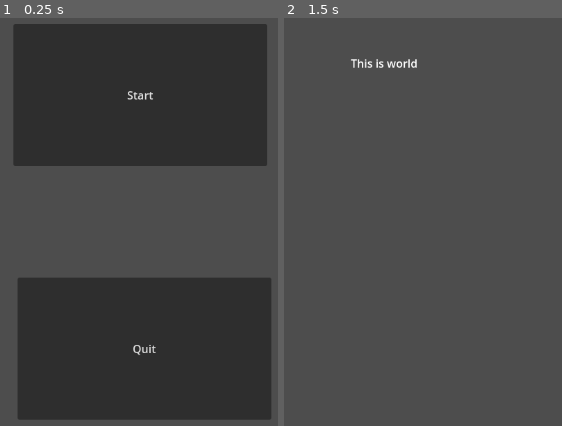
Above: before the commit, frames 1-2 (left to right).
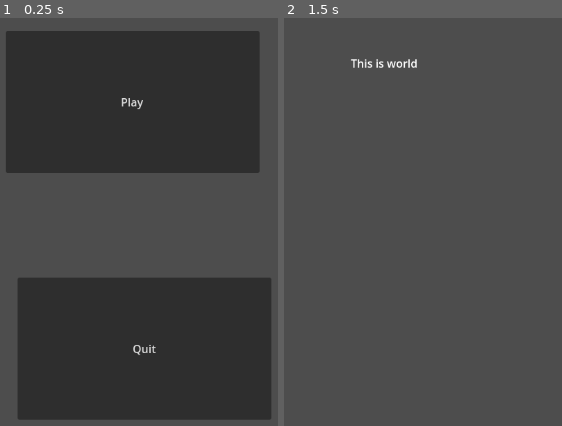
Above: after the commit, the same moments.

Repository: PatelSiddhManojkumar/Game
Game: Godot game, scene res://res.tscn
Two runs of this game, one before a commit and one after it. Both use one fixed random seed, a clock stepped at 60 frames per second and the inputs below.
Inputs:
- Up to frame 1 (0.25 s): no input
- Up to frame 2 (1.5 s): click "Start" (after the commit: "Play") at 0.5 s; tap Enter at 1.25 s

The runs differ from the first frame. In frame 1, 5.0% of the frame differs, in the area x 2-97%, y 1-38%; in frame 2, nothing differs.

Commit message:
Changed start to play

Diff:
--- a/res.tscn
+++ b/res.tscn
@@ -6,11 +6,11 @@
 script = ExtResource("1_i6hwy")
 
 [node name="Play" type="Button" parent="."]
-offset_left = 361.0
-offset_top = 13.0
-offset_right = 727.0
-offset_bottom = 218.0
-text = "Start
+offset_left = 350.0
+offset_top = 23.0
+offset_right = 716.0
+offset_bottom = 228.0
+text = "Play
 "
 
 [node name="Quit" type="Button" parent="."]
